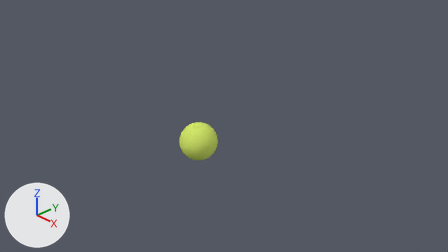
An edit to the Blender file Mother.blend, drawn before and after from the same camera.
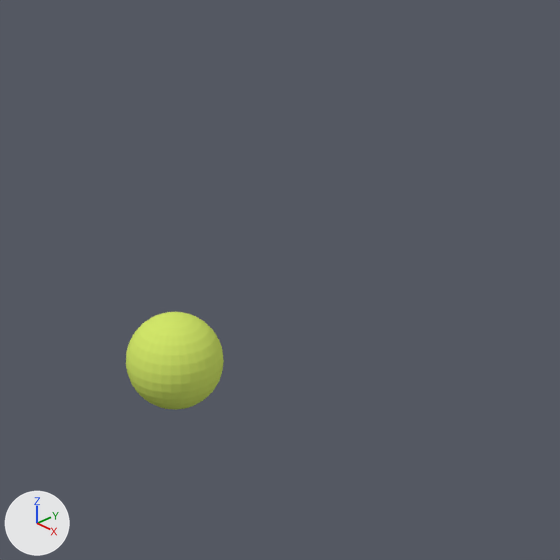
Each version is shown from the file's camera 'Camera', then close up on the part from 29% to 78% of the width and 0% to 87% of the height. The axes (+X, +Y, +Z) are drawn at lower left. The lights are the same throughout.
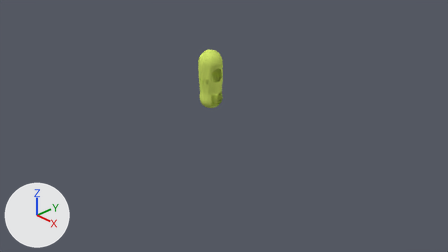
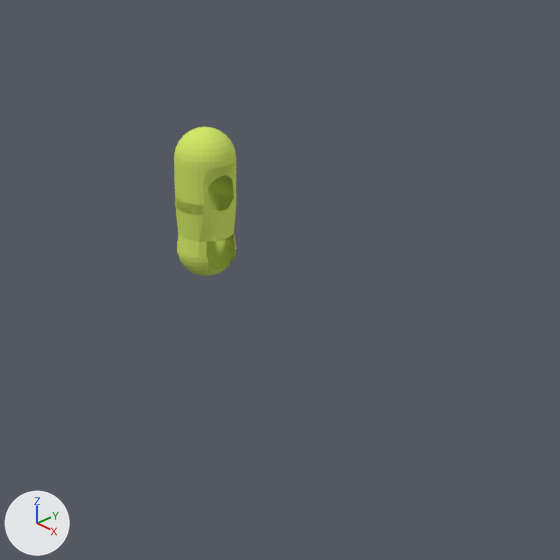
Pixel boxes [x1, y1, x2, y2] of what changed, in the close-ups (560 x 560 px; the box of a moved part takes in the faces that stretch with it):
'Sphere', reshaped, moved, rescaled (36% narrower, 52% taller)
    before: [126, 312, 224, 410]
    after: [174, 127, 236, 276]
part 1 of me_sphere, added (green)
    after: [177, 238, 236, 276]
part 2 of me_sphere, moved or reshaped
    before: [126, 362, 224, 410]
    after: [174, 160, 236, 259]

The edits, one by one:
me_sphere is used by ob_sphere; location (1.516, -1.512, 1.176); scale (0.345, 0.345, 0.345).
me_sphere had 482 vertices, 512 faces and spanned x -1.0..1.0, y -1.0..1.0, z -1.0..1.0.
me_sphere now has 674 vertices, 610 faces, 37 loose edges and spans x -1.0..1.1, y -1.06..1.03, z -4.04..1.0.
me_sphere part 1: a new loose piece of 228 vertices spanning x -0.85..0.86, y -0.97..1.03, z -4.04..-3.05, in mat_material_001 (green #d3e76a).
me_sphere part 2: 26 vertices moved from x -0.82..0.82, y -0.98..0.98, z -0.38..-0.2 to x -0.78..0.78, y -1.0..1.0, z -1.29..-0.41; 199 vertices removed from x -0.98..0.98, y -0.92..0.92, z -1.0..-0.2; 163 vertices added at x -0.92..1.1, y -1.06..1.0, z -3.16..0.2.
Object 'Sphere' (ob_sphere) moves from (1.516, -1.512, 1.176) to (-1.533, 1.51, 1.193).
Object 'Sphere' (ob_sphere) is rescaled from (0.345, 0.345, 0.345) to (0.315, 0.315, 0.315).
